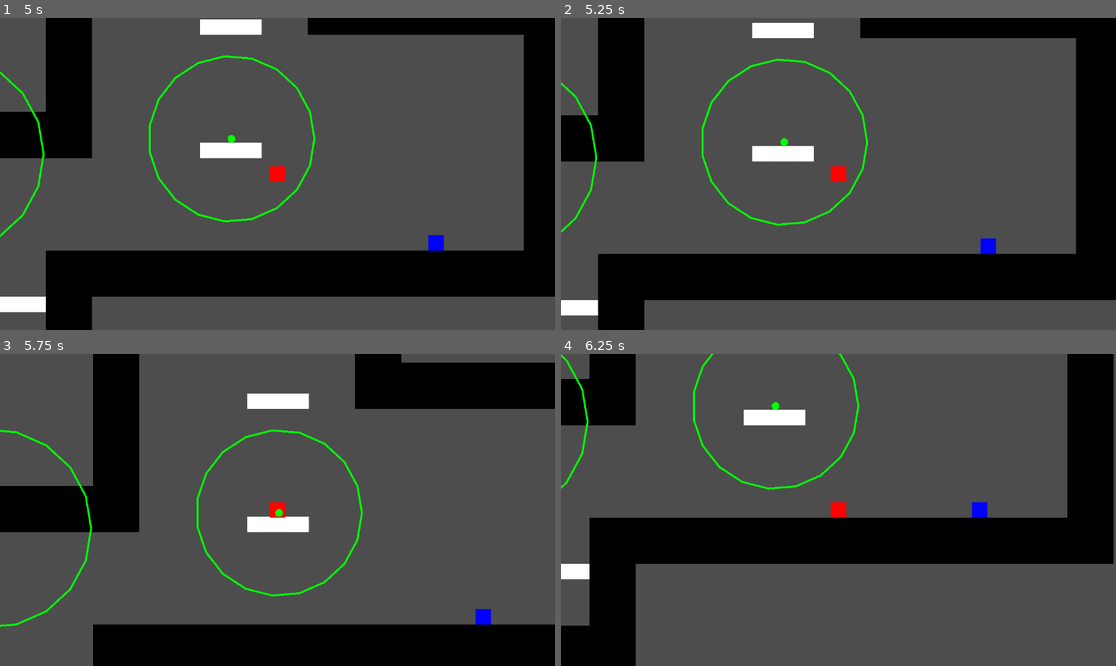
Above: before the commit, frames 1-4 (two rows, left to right).
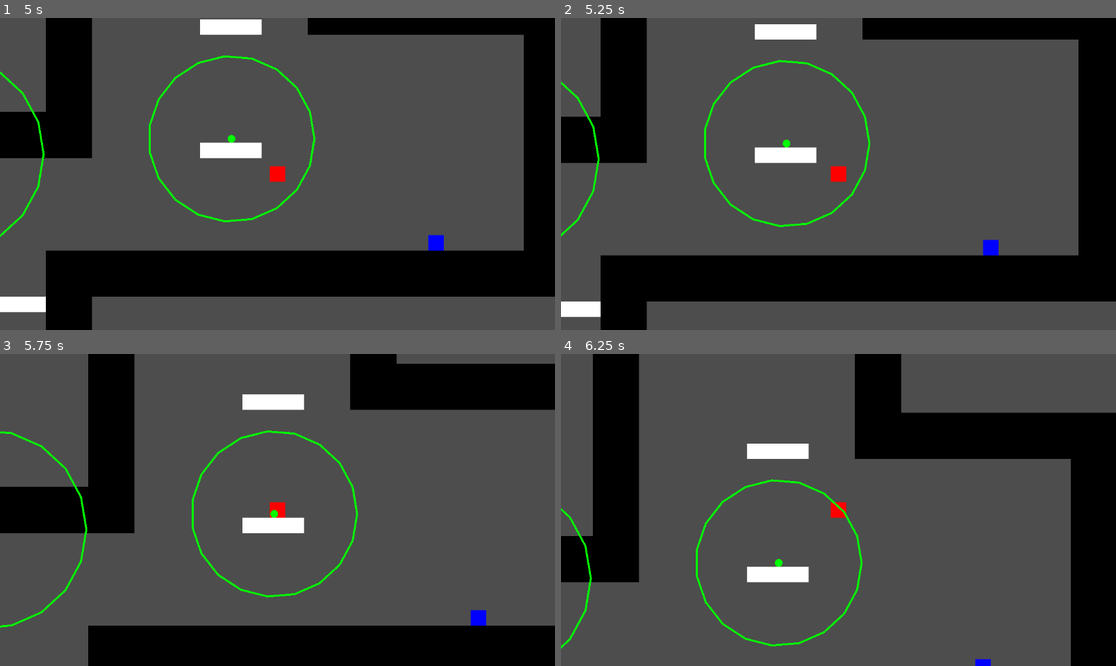
Above: after the commit, the same moments.

Repository: Lukko-Digital/upwell
Game: Godot game, scene res://src/main.tscn
Two runs of this game, one before a commit and one after it. Both use one fixed random seed, a clock stepped at 60 frames per second and the inputs below.
Inputs (mouse positions are in pixels of both pictures, inside the frame that each line leads up to):
- Up to frame 1 (5 s): tap Enter at 0.5 s; move the mouse to (249, 236) at 0.52 s; hold Right mouse button (attract) 0.53-1.28 s; hold D (right) 0.53-2.03 s; tap Space (jump) at 0.77, 1.52, 3.02, 3.77, 4.52 s; move the mouse to (444, 220) at 1.27 s; tap Q (interact) at 1.35 s; move the mouse to (111, 127) at 2.02 s; press the mouse at (111, 127) at 2.03 s; hold A (left) 2.03-4.28 s; move the mouse to (305, 174) at 2.77 s; release the mouse at (305, 174) at 2.78 s; right-click (305, 174) at 2.85 s; move the mouse to (194, 96) at 3.52 s; hold Q (interact) 3.53-4.28 s; move the mouse to (399, 158) at 4.27 s; hold D (right) from 4.28 s (still down); click (399, 158) at 4.35 s
- Up to frame 2 (5.25 s): keep holding D (right); move the mouse to (727, 189) at 5.02 s; hold Right mouse button (attract) from 5.03 s (still down)
- Up to frame 3 (5.75 s): keep holding D (right); keep holding Right mouse button (attract)
- Up to frame 4 (6.25 s): keep holding D (right); move the mouse to (894, 441) at 5.77 s; release Right mouse button (attract) at 5.78 s; tap Q (interact) at 5.85 s; tap Space (jump) at 6.02 s

Frame 1 is identical in both runs. In frame 2, 4.2% of the frame differs, in the area x 0-100%, y 0-100%; in frame 3, 4.4%; in frame 4, 34%.

Commit message:
tweak speed number

Diff:
--- a/src/player.gd
+++ b/src/player.gd
@@ -8,7 +8,7 @@
 	JUMP_VELOCITY = -300.0
 }
 const ARTIFICIAL_GRAVITY = {
-	SPEED = 350.0,
+	SPEED = 380.0,
 	ACCEL = 0.1,
 }
 
